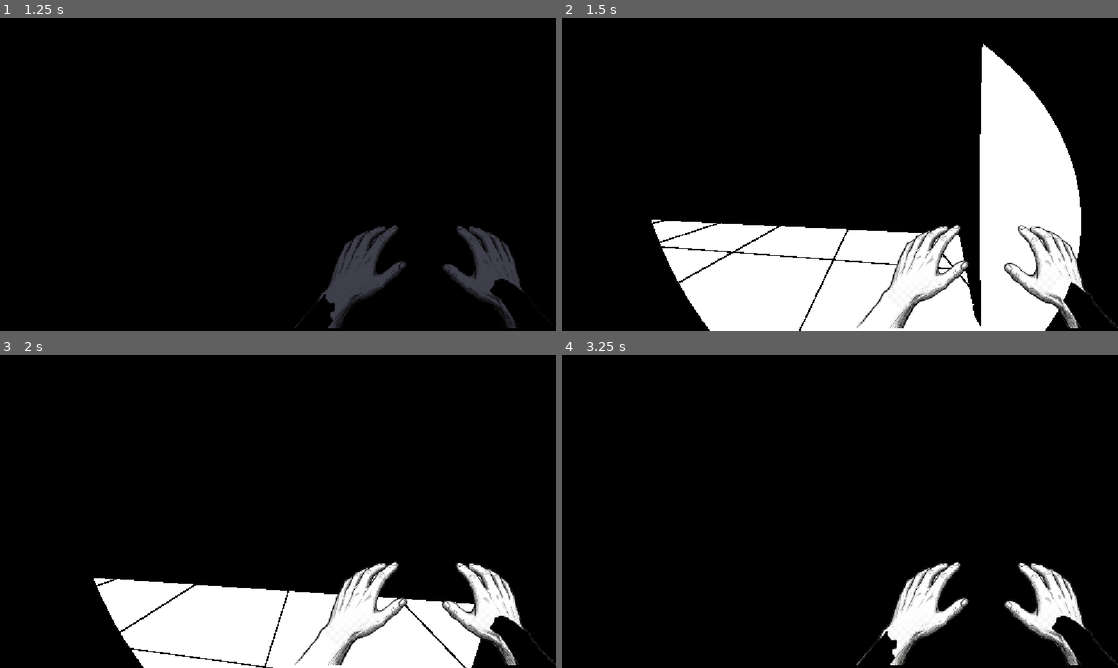
Above: before the commit, frames 1-4 (two rows, left to right).
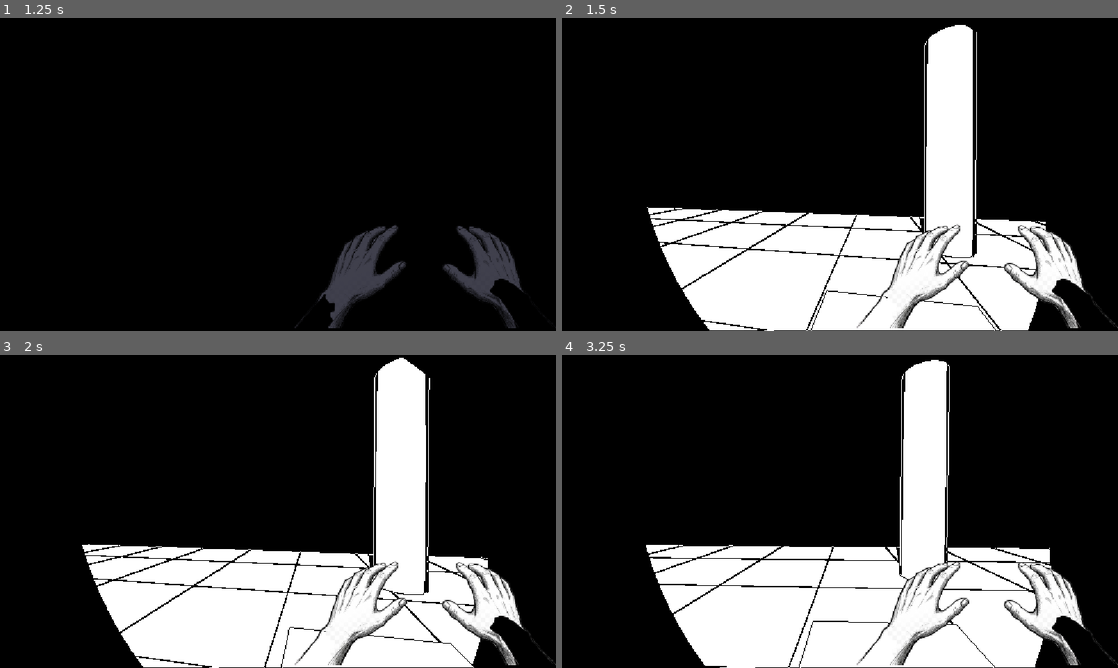
Above: after the commit, the same moments.

Repository: gpwid/gamejam-dinamik21-sparklestudios
Game: Godot game, scene res://scenes/level/test_world.tscn
The game is run twice, just before and just after one commit, with the same random seed, the same clock (stepped at 60 frames per second) and the same inputs.
Inputs (mouse positions are in pixels of both pictures, inside the frame that each line leads up to):
- Up to frame 1 (1.25 s): tap Enter at 0.5 s; move the mouse to (305, 174) at 0.52 s; hold W (move_forward) from 0.53 s (still down); hold Shift (sprint) from 0.53 s (still down)
- Up to frame 2 (1.5 s): keep holding W (move_forward); tap Space at 1.25 s; move the mouse to (812, 174) at 1.27 s; release Shift (sprint) at 1.28 s; click (812, 174) at 1.35 s
- Up to frame 3 (2 s): keep holding W (move_forward)
- Up to frame 4 (3.25 s): keep holding W (move_forward); move the mouse to (851, 505) at 2.02 s; hold Right mouse button (wall_tap) 2.03-2.78 s; move the mouse to (834, 517) at 2.77 s; tap Shift (sprint) at 2.85 s

Frame 1 is identical in both runs. In frame 2, 17% of the frame differs, in the area x 15-94%, y 2-100%; in frame 3, 14%; in frame 4, 26%, in the area x 15-88%, y 1-100%.

Commit message:
feat: updated shaders

Diff:
--- /dev/null
+++ b/assets/material/noir_outline.gdshader
@@ -0,0 +1,101 @@
+shader_type spatial;
+render_mode unshaded, fog_disabled, depth_test_disabled, depth_draw_never, cull_disabled;
+
+uniform sampler2D screen_texture : source_color, hint_screen_texture, filter_nearest;
+uniform sampler2D depth_texture : hint_depth_texture, repeat_disable, filter_nearest;
+
+uniform float outline_width : hint_range(0.5, 3.0, 0.5) = 1.0;
+uniform float depth_edge_threshold : hint_range(0.01, 0.5, 0.005) = 0.08;
+uniform float normal_edge_threshold : hint_range(0.05, 1.0, 0.05) = 0.20;
+
+// Disinkronkan dari player.gd agar garis putih area gelap hanya muncul di dalam kerucut senter
+uniform bool flashlight_on = false;
+uniform vec3 flashlight_view_pos = vec3(0.3, -0.351, 0.0);
+uniform vec3 flashlight_view_dir = vec3(0.0, 0.0, -1.0);
+uniform float flashlight_cos_angle = 0.7071;
+uniform float flashlight_range = 25.0;
+
+void vertex() {
+	POSITION = vec4(VERTEX.xy, 1.0, 1.0);
+}
+
+vec3 get_view_pos(vec2 uv, mat4 inv_proj) {
+	float raw_depth = texture(depth_texture, uv).r;
+#if CURRENT_RENDERER == RENDERER_COMPATIBILITY
+	vec3 ndc = vec3(uv, raw_depth) * 2.0 - 1.0;
+#else
+	vec3 ndc = vec3(uv * 2.0 - 1.0, raw_depth);
+#endif
+	vec4 view = inv_proj * vec4(ndc, 1.0);
+	return view.xyz / view.w;
+}
+
+float get_lum(vec2 uv) {
+	vec3 c = texture(screen_texture, uv).rgb;
+	return max(c.r, max(c.g, c.b));
+}
+
+vec3 safe_normalize(vec3 v) {
+	float len = length(v);
+	return len > 0.00001 ? (v / len) : vec3(0.0, 0.0, 1.0);
+}
+
+void fragment() {
+	vec2 uv = SCREEN_UV;
+	vec2 px = (1.0 / VIEWPORT_SIZE) * outline_width;
+
+	vec3 screen_col = texture(screen_texture, uv).rgb;
+	float lum_c = max(screen_col.r, max(screen_col.g, screen_col.b));
+
+	vec2 uv_l = clamp(uv - vec2(px.x, 0.0), vec2(0.0), vec2(1.0));
+	vec2 uv_r = clamp(uv + vec2(px.x, 0.0), vec2(0.0), vec2(1.0));
+	vec2 uv_u = clamp(uv - vec2(0.0, px.y), vec2(0.0), vec2(1.0));
+	vec2 uv_d = clamp(uv + vec2(0.0, px.y), vec2(0.0), vec2(1.0));
+
+	vec3 p_c = get_view_pos(uv, INV_PROJECTION_MATRIX);
+	vec3 p_l = get_view_pos(uv_l, INV_PROJECTION_MATRIX);
+	vec3 p_r = get_view_pos(uv_r, INV_PROJECTION_MATRIX);
+	vec3 p_u = get_view_pos(uv_u, INV_PROJECTION_MATRIX);
+	vec3 p_d = get_view_pos(uv_d, INV_PROJECTION_MATRIX);
+
+	float d_c = max(-p_c.z, 0.01);
+	float d_l = max(-p_l.z, 0.01);
+	float d_r = max(-p_r.z, 0.01);
+	float d_u = max(-p_u.z, 0.01);
+	float d_d = max(-p_d.z, 0.01);
+
+	// Laplacian pada 1/z bernilai 0 pada bidang datar miring sekalipun, dan melonjak hanya pada siluet
+	float lap_x = d_c / d_l + d_c / d_r - 2.0;
+	float lap_y = d_c / d_u + d_c / d_d - 2.0;
+	float pos_lap = max(lap_x, lap_y);
+	float neg_lap = max(-lap_x, -lap_y);
+	float max_lap = max(pos_lap, neg_lap);
+
+	// Sudut patahan 3D di tempat kedalaman kontinu (mis. kaki meja bertemu lantai / sudut gelap)
+	float crease_x = 1.0 - dot(safe_normalize(p_c - p_l), safe_normalize(p_r - p_c));
+	float crease_y = 1.0 - dot(safe_normalize(p_c - p_u), safe_normalize(p_d - p_c));
+	float crease = max(crease_x, crease_y);
+	bool is_crease = (max_lap <= depth_edge_threshold) && (crease > normal_edge_threshold) && (d_c < 18.0);
+
+	vec3 final_col = screen_col;
+	if (lum_c > 0.15) {
+		// Area terang: garis tepi siluet & sudut berwarna HITAM
+		if (pos_lap > depth_edge_threshold || is_crease) {
+			final_col = vec3(0.0);
+		}
+	} else if (flashlight_on) {
+		vec3 to_frag = p_c - flashlight_view_pos;
+		float dist = length(to_frag);
+		float cone_dot = dot(safe_normalize(to_frag), safe_normalize(flashlight_view_dir));
+		if (dist <= flashlight_range && cone_dot >= flashlight_cos_angle) {
+			// Area gelap di dalam kerucut senter: garis PUTIH untuk objek gelap-di-atas-gelap & sudut gelap
+			float max_neighbor_lum = max(max(get_lum(uv_l), get_lum(uv_r)), max(get_lum(uv_u), get_lum(uv_d)));
+			bool dark_over_dark = (max_neighbor_lum <= 0.15) && (neg_lap > depth_edge_threshold);
+			if (dark_over_dark || is_crease) {
+				final_col = vec3(1.0);
+			}
+		}
+	}
+
+	ALBEDO = final_col;
+}
--- /dev/null
+++ b/assets/material/noir_outline.tres
@@ -0,0 +1,15 @@
+[gd_resource type="ShaderMaterial" format=3 uid="uid://ixibojbne03y"]
+
+[ext_resource type="Shader" uid="uid://pfpxn773fir3" path="res://assets/material/noir_outline.gdshader" id="1_outline"]
+
+[resource]
+render_priority = 0
+shader = ExtResource("1_outline")
+shader_parameter/outline_width = 1.0
+shader_parameter/depth_edge_threshold = 0.08
+shader_parameter/normal_edge_threshold = 0.2
+shader_parameter/flashlight_on = false
+shader_parameter/flashlight_view_pos = Vector3(0.3, -0.351, 0)
+shader_parameter/flashlight_view_dir = Vector3(0, 0, -1)
+shader_parameter/flashlight_cos_angle = 0.7071
+shader_parameter/flashlight_range = 25.0
--- a/assets/material/shader.gdshader
+++ b/assets/material/shader.gdshader
@@ -8,6 +8,8 @@
 uniform float outline_thickness : hint_range(0.0, 1.0) = 0.42;
 uniform bool use_floor_grid = true;
 uniform float grid_size = 1.5;
+uniform float hatch_threshold : hint_range(0.0, 0.5) = 0.12;
+uniform float hatch_scale : hint_range(0.1, 3.0) = 0.75;
 
 // --- PENGATURAN BANYAK GELOMBANG (MULTI-RIPPLE) ---
 const float MAX_TAP_DISTANCE = 9.0;
@@ -23,21 +25,26 @@
 }
 
 float get_comic_lines(vec3 normal, vec3 view) {
+	// Hitung turunan screen-space di fragment() agar valid di gl_compatibility
+	vec3 normal_jump = fwidth(normal);
+	float normal_delta = length(normal_jump);
+	vec2 grid_deriv = max(fwidth(world_pos.xz / grid_size), vec2(0.0001));
+
 	// Deteksi apakah ini lantai datar di bawah
 	float is_flat_floor = step(0.95, abs(world_normal.y)) * step(world_pos.y, 0.35);
 
-	// 1. Garis Siluet Pinggiran (Membuat Tabung, Donat, dan Objek punya outline hitam bersih)
-	float rim_edge = (1.0 - max(dot(normal, view), 0.0)) * (1.0 - is_flat_floor);
+	// 1. Garis Siluet Pinggiran (Khusus permukaan lengkung agar bidang datar kubus tidak menghitam)
+	float is_curved = step(0.003, normal_delta);
+	float rim_edge = (1.0 - max(dot(normal, view), 0.0)) * (1.0 - is_flat_floor) * is_curved;
 	float rim_outline = step(1.0 - outline_thickness, rim_edge);
 
 	// 2. Garis Siku Tajam (Hanya muncul di sudut patahan objek)
-	vec3 normal_jump = fwidth(normal);
-	float hard_corner = step(0.12, length(normal_jump));
+	float hard_corner = step(0.12, normal_delta);
 
 	// 3. Garis Ubin Khusus Lantai
 	float floor_line = 0.0;
 	if (use_floor_grid && is_flat_floor > 0.5) {
-		vec2 grid = abs(fract(world_pos.xz / grid_size - 0.5) - 0.5) / fwidth(world_pos.xz / grid_size);
+		vec2 grid = abs(fract(world_pos.xz / grid_size - 0.5) - 0.5) / grid_deriv;
 		float line = min(grid.x, grid.y);
 		floor_line = 1.0 - min(line, 1.0);
 	}
@@ -47,7 +54,11 @@
 
 void fragment() {
 	vec4 tex = texture(ink_texture, UV);
-	ALBEDO = vec3(step(0.5, (tex.r + tex.g + tex.b) / 3.0));
+	float ink = step(0.5, (tex.r + tex.g + tex.b) / 3.0);
+	if (get_comic_lines(NORMAL, VIEW) > 0.5) {
+		ink = 0.0;
+	}
+	ALBEDO = vec3(ink);
 
 	// --- EFEK BANYAK GELOMBANG BERUNTUN (MULTI-RIPPLE) ---
 	EMISSION = vec3(0.0);
@@ -70,18 +81,12 @@
 	float NdotL = max(dot(NORMAL, LIGHT), 0.0);
 	float in_light = step(0.05, ATTENUATION) * step(0.01, NdotL);
 
-	// Di luar senter = 100% Hitam
-	if (in_light < 0.5) {
-		DIFFUSE_LIGHT += vec3(0.0);
-	} else {
-		// Di dalam senter = 100% Putih bersih dengan Garis Tepi/Ubin Hitam!
-		float comic_edge = get_comic_lines(NORMAL, VIEW);
-		float final_ink = ALBEDO.r;
+	float lit_val = in_light;
+	// Arsir tinta tipis hanya pada bidang vertikal/lengkung yang menyerempet cahaya (bukan permukaan horizontal seperti meja/lantai)
+	if (hatch_threshold > 0.001 && in_light > 0.5 && NdotL < hatch_threshold && abs(world_normal.y) < 0.85) {
+		lit_val *= 1.0 - step(0.85, sin((FRAGCOORD.x + FRAGCOORD.y) * hatch_scale));
+	}
 
-		if (comic_edge > 0.5) {
-			final_ink = 0.0;
-		}
-
-		DIFFUSE_LIGHT += vec3(final_ink);
-	}
+	// Di luar senter = 100% Hitam, di dalam senter = 100% Putih bersih dengan Garis Tepi/Ubin Hitam!
+	DIFFUSE_LIGHT += ALBEDO * lit_val;
 }
--- a/scenes/characters/player.tscn
+++ b/scenes/characters/player.tscn
@@ -2,8 +2,12 @@
 
 [ext_resource type="Script" uid="uid://dsrej012wr47s" path="res://scripts/characters/player.gd" id="1_rp718"]
 [ext_resource type="PackedScene" uid="uid://cviewmodel001" path="res://scenes/characters/view_model.tscn" id="2_vm"]
+[ext_resource type="Material" uid="uid://cnoiroutline01" path="res://assets/material/noir_outline.tres" id="3_outline"]
 
 [sub_resource type="CapsuleShape3D" id="CapsuleShape3D_ol4vb"]
+
+[sub_resource type="QuadMesh" id="QuadMesh_outline"]
+size = Vector2(2, 2)
 
 [node name="Player" type="CharacterBody3D" unique_id=1286990361]
 script = ExtResource("1_rp718")
@@ -12,6 +16,14 @@
 transform = Transform3D(1, 0, 0, 0, 1, 0, 0, 0, 1, 0, 1.6, 0)
 
 [node name="Camera3D" type="Camera3D" parent="Head" unique_id=2034605404]
+
+[node name="OutlinePass" type="MeshInstance3D" parent="Head/Camera3D" unique_id=1982736451]
+visible = false
+cast_shadow = 0
+extra_cull_margin = 16384.0
+ignore_occlusion_culling = true
+mesh = SubResource("QuadMesh_outline")
+surface_material_override/0 = ExtResource("3_outline")
 
 [node name="Flashlight" type="SpotLight3D" parent="Head/Camera3D" unique_id=818398398]
 transform = Transform3D(1, 0, 0, 0, 1, 0, 0, 0, 1, 0.3, -0.351, 0)
--- a/scenes/level/test_world.tscn
+++ b/scenes/level/test_world.tscn
@@ -3,6 +3,7 @@
 [ext_resource type="Shader" uid="uid://d0hcep24byfct" path="res://assets/material/shader.gdshader" id="1_au0yo"]
 [ext_resource type="PackedScene" uid="uid://b83uw3cacuhso" path="res://scenes/characters/player.tscn" id="2_sspuo"]
 [ext_resource type="Material" uid="uid://bemel6bqisshu" path="res://assets/material/noirtoon_shader.tres" id="3_q1j05"]
+[ext_resource type="PackedScene" uid="uid://2jid1n3xi8b4" path="res://assets/3d/table.glb" id="4_sspuo"]
 
 [sub_resource type="ShaderMaterial" id="ShaderMaterial_eno46"]
 render_priority = 0
@@ -10,6 +11,8 @@
 shader_parameter/outline_thickness = 0.45
 shader_parameter/use_floor_grid = true
 shader_parameter/grid_size = 2.0
+shader_parameter/hatch_threshold = 0.18
+shader_parameter/hatch_scale = 0.85
 
 [sub_resource type="Environment" id="Environment_ol4vb"]
 background_mode = 1
@@ -25,6 +28,8 @@
 shader_parameter/outline_thickness = 0.45
 shader_parameter/use_floor_grid = true
 shader_parameter/grid_size = 2.0
+shader_parameter/hatch_threshold = 0.18
+shader_parameter/hatch_scale = 0.85
 
 [sub_resource type="CylinderShape3D" id="CylinderShape3D_ol4vb"]
 height = 0.5
@@ -39,6 +44,8 @@
 shader_parameter/outline_thickness = 0.45
 shader_parameter/use_floor_grid = true
 shader_parameter/grid_size = 2.0
+shader_parameter/hatch_threshold = 0.18
+shader_parameter/hatch_scale = 0.85
 
 [sub_resource type="BoxShape3D" id="BoxShape3D_pkxlf"]
 size = Vector3(1, 3.3452148, 1.9870605)
@@ -73,9 +80,9 @@
 mesh = SubResource("TorusMesh_ol4vb")
 surface_material_override/0 = SubResource("ShaderMaterial_3k8jb")
 
-[node name="StaticBody3D" type="StaticBody3D" parent="MeshInstance3D"]
+[node name="StaticBody3D" type="StaticBody3D" parent="MeshInstance3D" unique_id=1066254835]
 
-[node name="CollisionShape3D" type="CollisionShape3D" parent="MeshInstance3D/StaticBody3D"]
+[node name="CollisionShape3D" type="CollisionShape3D" parent="MeshInstance3D/StaticBody3D" unique_id=1543959068]
 shape = SubResource("CylinderShape3D_ol4vb")
 
 [node name="MeshInstance3D2" type="MeshInstance3D" parent="." unique_id=1574611218]
@@ -83,9 +90,9 @@
 mesh = SubResource("BoxMesh_pkxlf")
 surface_material_override/0 = SubResource("ShaderMaterial_6oue3")
 
-[node name="StaticBody3D" type="StaticBody3D" parent="MeshInstance3D2"]
+[node name="StaticBody3D" type="StaticBody3D" parent="MeshInstance3D2" unique_id=958941092]
 
-[node name="CollisionShape3D" type="CollisionShape3D" parent="MeshInstance3D2/StaticBody3D"]
+[node name="CollisionShape3D" type="CollisionShape3D" parent="MeshInstance3D2/StaticBody3D" unique_id=1637436546]
 shape = SubResource("BoxShape3D_pkxlf")
 
 [node name="MeshInstance3D3" type="MeshInstance3D" parent="." unique_id=1581642033]
@@ -93,9 +100,9 @@
 mesh = SubResource("BoxMesh_pkxlf")
 surface_material_override/0 = SubResource("ShaderMaterial_6oue3")
 
-[node name="StaticBody3D" type="StaticBody3D" parent="MeshInstance3D3"]
+[node name="StaticBody3D" type="StaticBody3D" parent="MeshInstance3D3" unique_id=620254168]
 
-[node name="CollisionShape3D" type="CollisionShape3D" parent="MeshInstance3D3/StaticBody3D"]
+[node name="CollisionShape3D" type="CollisionShape3D" parent="MeshInstance3D3/StaticBody3D" unique_id=850418220]
 shape = SubResource("BoxShape3D_pkxlf")
 
 [node name="MeshInstance3D4" type="MeshInstance3D" parent="." unique_id=1608972418]
@@ -103,7 +110,10 @@
 mesh = SubResource("BoxMesh_au0yo")
 surface_material_override/0 = SubResource("ShaderMaterial_6oue3")
 
-[node name="StaticBody3D" type="StaticBody3D" parent="MeshInstance3D4"]
+[node name="StaticBody3D" type="StaticBody3D" parent="MeshInstance3D4" unique_id=249616658]
 
-[node name="CollisionShape3D" type="CollisionShape3D" parent="MeshInstance3D4/StaticBody3D"]
+[node name="CollisionShape3D" type="CollisionShape3D" parent="MeshInstance3D4/StaticBody3D" unique_id=590681103]
 shape = SubResource("BoxShape3D_au0yo")
+
+[node name="table" parent="." unique_id=1493196024 instance=ExtResource("4_sspuo")]
+transform = Transform3D(0.2, 0, 0, 0, 0.2, 0, 0, 0, 0.2, 0.8853972, -0.1212945, -3.1684766)
--- a/scripts/characters/player.gd
+++ b/scripts/characters/player.gd
@@ -15,6 +15,8 @@
 const BOB_AMPLITUDE_WALK = 0.05
 const BOB_AMPLITUDE_SPRINT = 0.06
 const BOB_RESET_SPEED = 10.0
+const BREATH_FREQUENCY = 1.6
+const BREATH_AMPLITUDE = 0.015
 const SPRINT_FOV = 80.0
 const FOV_TRANSITION_SPEED = 8.0
 
@@ -46,7 +48,10 @@
 @onready var head: Node3D = $Head
 @onready var camera: Camera3D = $Head/Camera3D
 @onready var flashlight: SpotLight3D = $Head/Camera3D/Flashlight
+@onready var outline_pass: MeshInstance3D = get_node_or_null("Head/Camera3D/OutlinePass")
 @onready var view_model: CanvasLayer = get_node_or_null("ViewModel")
+
+var outline_material: ShaderMaterial
 
 var is_sprinting: bool = false
 var is_flashlight_on: bool = false
@@ -60,6 +65,7 @@
 var initial_camera_pos: Vector3 = Vector3.ZERO
 var base_fov: float = 75.0
 var bob_time: float = 0.0
+var breath_time: float = 0.0
 
 # Variabel Gelombang Tap
 var current_tap_radius: float = 0.0
@@ -76,6 +82,15 @@
 	RenderingServer.global_shader_parameter_set("tap_radius", 0.0)
 	if view_model and view_model.has_method("update_flashlight_visual"):
 		view_model.update_flashlight_visual(false)
+	if outline_pass:
+		outline_pass.visible = true
+		outline_material = outline_pass.get_active_material(0) as ShaderMaterial
+		if outline_material:
+			outline_material.set_shader_parameter("flashlight_view_pos", flashlight.position)
+			outline_material.set_shader_parameter("flashlight_view_dir", -flashlight.transform.basis.z.normalized())
+			outline_material.set_shader_parameter("flashlight_cos_angle", cos(deg_to_rad(flashlight.spot_angle)))
+			outline_material.set_shader_parameter("flashlight_range", flashlight.spot_range)
+			outline_material.set_shader_parameter("flashlight_on", false)
 
 func _unhandled_input(event: InputEvent) -> void:
 	if event.is_action_pressed("ui_cancel"):
@@ -132,6 +147,8 @@
 	handle_camera_dynamics(delta)
 	handle_flashlight_heat(delta)
 	handle_tap_wave(delta)
+	if outline_material:
+		outline_material.set_shader_parameter("flashlight_on", flashlight.visible and flashlight.light_energy > 0.0)
 
 # Fungsi kontrol dinamika kamera (Head Bob & Dynamic Sprint FOV)
 func handle_camera_dynamics(delta: float) -> void:
@@ -139,17 +156,29 @@
 	var target_fov = SPRINT_FOV if is_sprinting else base_fov
 	camera.fov = lerp(camera.fov, target_fov, FOV_TRANSITION_SPEED * delta)
 
-	# 2. Procedural Head Bob
+	# 2. Procedural Head Bob & Idle Breathing
 	var horizontal_speed = Vector2(velocity.x, velocity.z).length()
-	if is_on_floor() and horizontal_speed > 0.1:
+	var is_moving = is_on_floor() and horizontal_speed > 0.1
+	var is_idle = is_on_floor() and not is_moving
+	if is_moving:
+		breath_time = 0.0
 		var freq = BOB_FREQUENCY_SPRINT if is_sprinting else BOB_FREQUENCY_WALK
 		var amp = BOB_AMPLITUDE_SPRINT if is_sprinting else BOB_AMPLITUDE_WALK
 		bob_time += freq * delta
 		camera.position.y = initial_camera_pos.y + sin(bob_time) * amp
 		camera.position.x = initial_camera_pos.x + cos(bob_time * 0.5) * (amp * 0.5)
+	elif is_idle:
+		bob_time = 0.0
+		breath_time += BREATH_FREQUENCY * delta
+		var target_pos = initial_camera_pos + Vector3(0.0, sin(breath_time) * BREATH_AMPLITUDE, 0.0)
+		camera.position = camera.position.lerp(target_pos, minf(BOB_RESET_SPEED * delta, 1.0))
 	else:
 		bob_time = 0.0
-		camera.position = camera.position.lerp(initial_camera_pos, BOB_RESET_SPEED * delta)
+		breath_time = 0.0
+		camera.position = camera.position.lerp(initial_camera_pos, minf(BOB_RESET_SPEED * delta, 1.0))
+
+	if view_model and view_model.has_method("set_idle"):
+		view_model.set_idle(is_idle)
 
 # Fungsi untuk menggerakkan cincin gelombang ke mesh-mesh sekitar
 func handle_tap_wave(delta: float) -> void:
--- a/scripts/characters/view_model.gd
+++ b/scripts/characters/view_model.gd
@@ -8,11 +8,36 @@
 const COLOR_LIT: Color = Color(1.0, 1.0, 1.0, 1.0)
 const COLOR_DIM: Color = Color(0.25, 0.25, 0.3, 1.0)
 const COLOR_OVERHEAT: Color = Color(0.9, 0.2, 0.2, 1.0)
+const BREATH_FREQUENCY: float = 1.6
+const BREATH_AMPLITUDE_PX: float = 4.0
+const BREATH_LERP_SPEED: float = 8.0
+
+var is_idle: bool = false
+var breath_time: float = 0.0
 
 func _ready() -> void:
 	if not hand_texture or hand_texture.texture == null:
 		push_warning("ViewModel: Placeholder texture not assigned or missing at res://assets/textures/placeholders/fpp_hand_placeholder.png")
 	update_flashlight_visual(false)
+
+func _process(delta: float) -> void:
+	if not is_instance_valid(hand_texture):
+		return
+	if recoil_tween and recoil_tween.is_valid():
+		return
+
+	var target_y: float = 0.0
+	if is_idle:
+		breath_time += BREATH_FREQUENCY * delta
+		# Tetap di [0..BREATH_AMPLITUDE_PX] agar pangkal lengan tidak terangkat dari tepi bawah layar
+		target_y = (1.0 - cos(breath_time)) * 0.5 * BREATH_AMPLITUDE_PX
+	else:
+		breath_time = 0.0
+
+	hand_texture.position.y = lerpf(hand_texture.position.y, target_y, minf(BREATH_LERP_SPEED * delta, 1.0))
+
+func set_idle(idle: bool) -> void:
+	is_idle = idle
 
 func update_flashlight_visual(is_on: bool) -> void:
 	if not is_instance_valid(hand_texture):
Binary file added: assets/3d/table.glb
Not shown, added: assets/3d/table.glb.import
Not shown, added: assets/material/noir_outline.gdshader.uid
